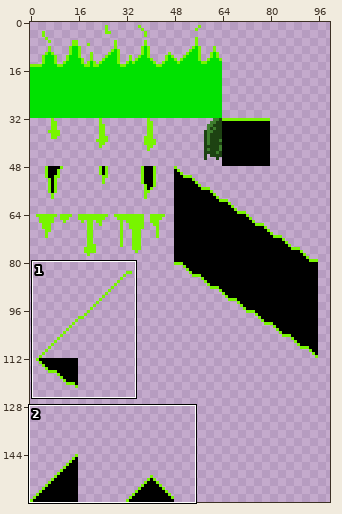
A sprite sheet gets an edit: assets/sprites/tiles/tileset.png. Above, an overview of the earlier version with the close-up marked.
Close-up. Before:
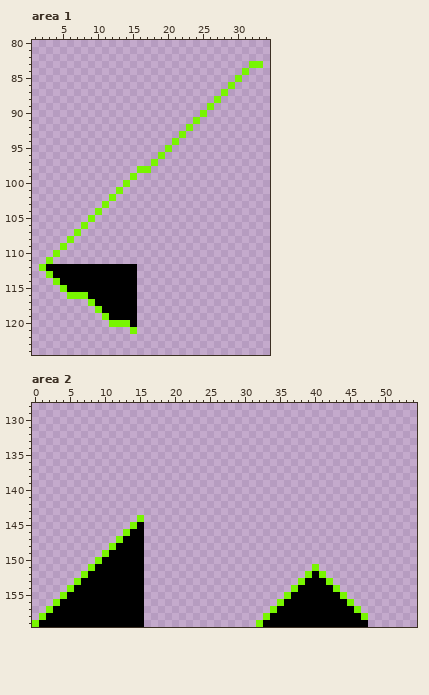
The file is 112x160 pixels. Shown: area 1: x 1..34, y 80..124; area 2: x 0..54, y 128..159. The wide view leaves out empty margins.
The same view after the edit:
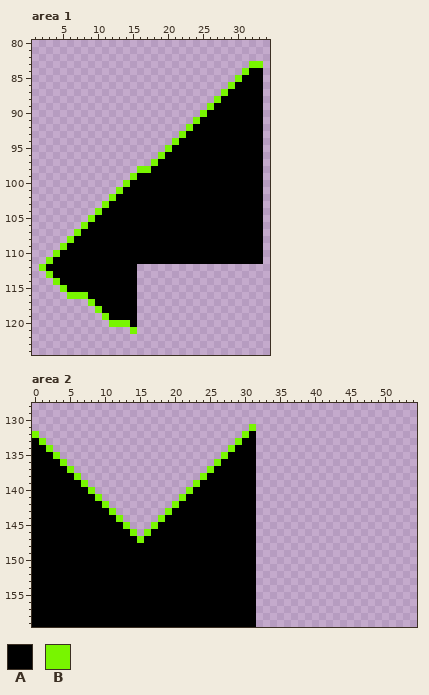
Palette (. is transparent): A #000000  B #78f500
Changes in this commit:
Area 1:
The edit adds colour A in row 84 at x 32 to 33; in row 85 at x 31 to 33; in row 86 at x 30 to 33; in row 87 at x 29 to 33; in row 88 at x 28 to 33; in row 89 at x 27 to 33.
The edit adds colour A in row 90 at x 26 to 33; in row 91 at x 25 to 33; in row 92 at x 24 to 33; in row 93 at x 23 to 33; in row 94 at x 22 to 33; in row 95 at x 21 to 33.
The edit adds colour A in row 96 at x 20 to 33; in row 97 at x 19 to 33; in row 98 at x 18 to 33; in row 99 at x 16 to 33; in row 100 at x 15 to 33; in row 101 at x 14 to 33.
The edit adds colour A in row 102 at x 13 to 33; in row 103 at x 12 to 33; in row 104 at x 11 to 33; in row 105 at x 10 to 33; in row 106 at x 9 to 33; in row 107 at x 8 to 33.
The edit adds colour A in row 108 at x 7 to 33; in row 109 at x 6 to 33; in row 110 at x 5 to 33; in row 111 at x 4 to 33.
Area 2:
The edit adds colour A in row 132 at x 31; in row 133 at x 0 and 30 to 31; in row 134 at x 0 to 1 and 29 to 31; in row 135 at x 0 to 2 and 28 to 31; in row 136 at x 0 to 3 and 27 to 31; in row 137 at x 0 to 4 and 26 to 31.
The edit adds colour A in row 138 at x 0 to 5 and 25 to 31; in row 139 at x 0 to 6 and 24 to 31; in row 140 at x 0 to 7 and 23 to 31; in row 141 at x 0 to 8 and 22 to 31; in row 142 at x 0 to 9 and 21 to 31; in row 143 at x 0 to 10 and 20 to 31.
The edit adds colour A in row 144 at x 0 to 11 and 19 to 31; in row 145 at x 0 to 12 and 18 to 31; in row 146 at x 0 to 12 and 17 to 31; in row 147 at x 0 to 11 and 16 to 31; in row 148 at x 0 to 10 and 16 to 31; in row 149 at x 0 to 9 and 16 to 31.
The edit adds colour A in row 150 at x 0 to 8 and 16 to 31; in row 151 at x 0 to 7 and 16 to 31; in row 152 at x 0 to 6 and 16 to 31; in row 153 at x 0 to 5 and 16 to 31; in row 154 at x 0 to 4 and 16 to 31; in row 155 at x 0 to 3 and 16 to 31.
The edit adds colour A in row 156 at x 0 to 2 and 16 to 31; in row 157 at x 0 to 1 and 16 to 31; in row 158 at x 0 and 16 to 31; in row 159 at x 16 to 31.
Colour B gives way to colour A in row 146 at x 13; in row 147 at x 12; in row 148 at x 11; in row 149 at x 10; in row 150 at x 9; in row 151 at x 8.
Colour B gives way to colour A in row 152 at x 7; in row 153 at x 6; in row 154 at x 5; in row 155 at x 4; in row 156 at x 3; in row 157 at x 2.
Colour B gives way to colour A in row 158 at x 1; in row 159 at x 0.
The edit adds colour B in row 131 at x 31; in row 132 at x 0 and 30; in row 133 at x 1 and 29; in row 134 at x 2 and 28; in row 135 at x 3 and 27; in row 136 at x 4 and 26.
The edit adds colour B in row 137 at x 5 and 25; in row 138 at x 6 and 24; in row 139 at x 7 and 23; in row 140 at x 8 and 22; in row 141 at x 9 and 21; in row 142 at x 10 and 20.
The edit adds colour B in row 143 at x 11 and 19; in row 144 at x 12 and 18; in row 145 at x 13 and 17; in row 146 at x 16.
Colour A gives way to colour B in row 146 at x 14; in row 147 at x 15.
Colour A is gone in rows 145 to 146 at x 15; in row 152 at x 40; in row 153 at x 39 to 41; in row 154 at x 38 to 42; in row 155 at x 37 to 43; in row 156 at x 36 to 44.
Colour A is gone in row 157 at x 35 to 45; in row 158 at x 34 to 46; in row 159 at x 33 to 47.
Colour B is gone in row 144 at x 15; in row 145 at x 14; in row 151 at x 40; in row 152 at x 39 and 41; in row 153 at x 38 and 42; in row 154 at x 37 and 43.
Colour B is gone in row 155 at x 36 and 44; in row 156 at x 35 and 45; in row 157 at x 34 and 46; in row 158 at x 33 and 47; in row 159 at x 32.
Pixel boxes of the changes (left, top, right, bottom) in both close-ups:
added: (53, 68, 263, 264)
changed: (32, 424, 368, 627)
